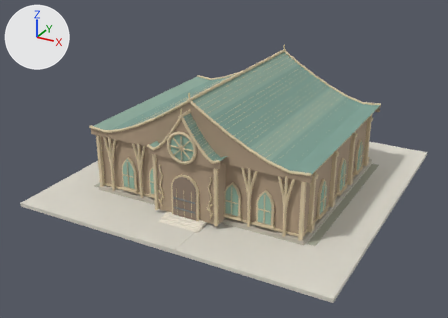
The FBX model Assets/Models/Kingdom/City/Models/SpiritAcademy_Lv1.fbx as it was, and as the next commit left it.
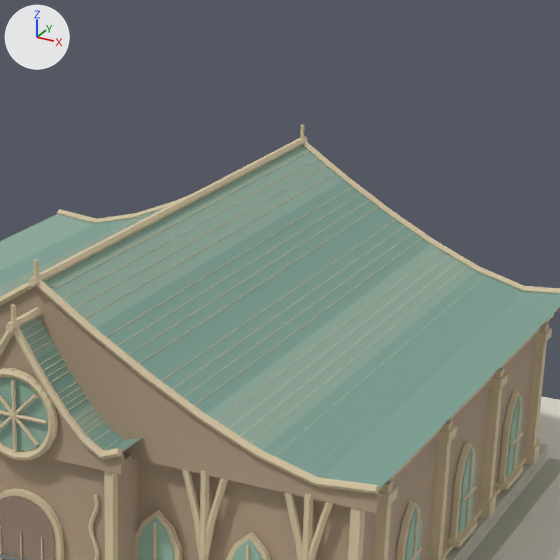
Old and new are each drawn whole from a camera (50 mm lens) standing at (22.21, -43.56, 23.27) and looking at (-0.42, -2.41, 2.7) and again close up on the part from 39% to 84% of the width and 0% to 63% of the height. Every picture has the same lights, and +X, +Y and +Z are marked at upper left. The older version's two pictures come first. Where no turn or scale is listed for an object, it has been applied to the vertices.

The first close-up shows 'Decor side pilasters.015', 'Fixed 26m plot.015', 'Gable infill.010', 'Gable verge.010', 'Main school walls.015', 'Projecting entrance bay.015', 'Roof courses.010', 'Roof ridge.010', 'Roof surfaces.015', 'Roof surfaces.016', 'Window frame.015', 'Window glass.015' and 21 more.
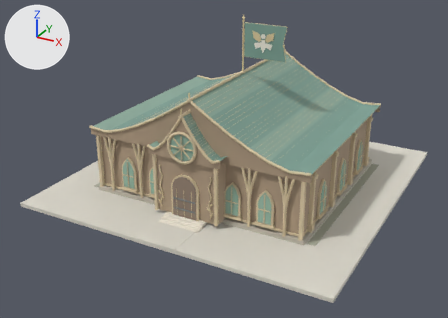
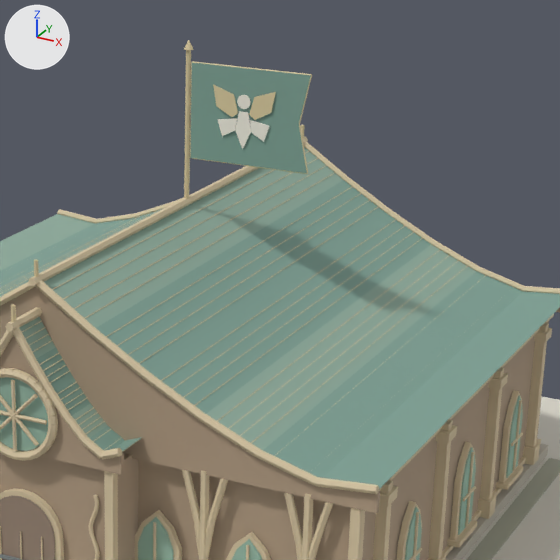
The change, as a list of edits to the scene's bpy script:
```text
Add mat_white:
    mat_white = principled_material('white')
    mat_white.base_color = (0.902, 0.859, 0.761)  # white #f4eee2
    mat_white.roughness = 0.76
Add me_school_icon_flag_finial_011:
    me_school_icon_flag_finial_011.from_pydata(...)  # a 12-sided cut cone along z (radius 0.14 at the low end, 0.02 at the high end) spanning x -0.14..0.14, y -0.14..0.14, z 13.884..14.124
    me_school_icon_flag_finial_011.materials.append(mat_gold)  # beige #ddcca1
Add me_school_icon_flag_hem_011:
    me_school_icon_flag_hem_011.from_pydata(...)  # 58 vertices, 40 faces; spans x 0.09..3.74, y -0.03..0.03, z 10.81..13.56
    me_school_icon_flag_hem_011.materials.append(mat_gold)  # beige #ddcca1
Add me_school_icon_flag_emblem_021:
    me_school_icon_flag_emblem_021.from_pydata(...)  # 40 vertices, 28 faces; spans x 0.82..2.72, y -0.08..0.08, z 12.14..12.99
    me_school_icon_flag_emblem_021.materials.append(mat_gold)  # beige #ddcca1
Add me_school_icon_flag_cloth_011:
    me_school_icon_flag_cloth_011.from_pydata([(0.12, -0.03, 10.83), (3.72, -0.03, 10.83), (3.42, -0.03, 12.18), (3.72, -0.03, 13.53), (0.12, -0.03, 13.53), (0.12, 0.03, 10.83), (3.72, 0.03, 10.83), (3.42, 0.03, 12.18), (3.72, 0.03, 13.53), (0.12, 0.03, 13.53)], [], [(4, 3, 2, 1, 0), (5, 6, 7, 8, 9), (0, 1, 6, 5), (1, 2, 7, 6), (2, 3, 8, 7), (3, 4, 9, 8), (4, 0, 5, 9)])
    me_school_icon_flag_cloth_011.materials.append(mat_green)  # greyish green #7fa295
Add me_school_icon_flag_mast_011:
    me_school_icon_flag_mast_011.from_pydata(...)  # 20 vertices, 12 faces; spans x -0.08..0.08, y -0.07..0.07, z 9.48..13.88
    me_school_icon_flag_mast_011.materials.append(mat_gold)  # beige #ddcca1
Add me_school_icon_flag_emblem_022:
    me_school_icon_flag_emblem_022.from_pydata(...)  # 116 vertices, 74 faces; spans x 0.97..2.57, y -0.08..0.08, z 11.28..12.81
    me_school_icon_flag_emblem_022.materials.append(mat_white)  # white #f4eee2
Add ob_school_icon_flag_finial_015:
    ob_school_icon_flag_finial_015 = bpy.data.objects.new('School icon flag finial.015', me_school_icon_flag_finial_011)
    ob_school_icon_flag_finial_015.location = (0.0, 0.0, 0.0)
Add ob_school_icon_flag_hem_015:
    ob_school_icon_flag_hem_015 = bpy.data.objects.new('School icon flag hem.015', me_school_icon_flag_hem_011)
    ob_school_icon_flag_hem_015.location = (0.0, 0.0, 0.0)
Add ob_school_icon_flag_emblem_030:
    ob_school_icon_flag_emblem_030 = bpy.data.objects.new('School icon flag emblem.030', me_school_icon_flag_emblem_021)
    ob_school_icon_flag_emblem_030.location = (0.0, 0.0, 0.0)
Add ob_school_icon_flag_cloth_015:
    ob_school_icon_flag_cloth_015 = bpy.data.objects.new('School icon flag cloth.015', me_school_icon_flag_cloth_011)
    ob_school_icon_flag_cloth_015.location = (0.0, 0.0, 0.0)
Add ob_school_icon_flag_mast_015:
    ob_school_icon_flag_mast_015 = bpy.data.objects.new('School icon flag mast.015', me_school_icon_flag_mast_011)
    ob_school_icon_flag_mast_015.location = (0.0, 0.0, 0.0)
Add ob_school_icon_flag_emblem_031:
    ob_school_icon_flag_emblem_031 = bpy.data.objects.new('School icon flag emblem.031', me_school_icon_flag_emblem_022)
    ob_school_icon_flag_emblem_031.location = (0.0, 0.0, 0.0)
```

Boxes (x1, y1, x2, y2) around the edits, measured in the close-ups (560 x 560 px):
'School icon flag cloth.015', added: after (191, 63, 311, 173)
'School icon flag emblem.031', added: after (218, 95, 270, 149)
'School icon flag emblem.030', added (beige): after (213, 85, 276, 120)
'School icon flag mast.015', added (beige): after (184, 50, 191, 199)
'School icon flag hem.015', added: after (190, 61, 312, 174)
'School icon flag finial.015', added: after (184, 40, 193, 50)
